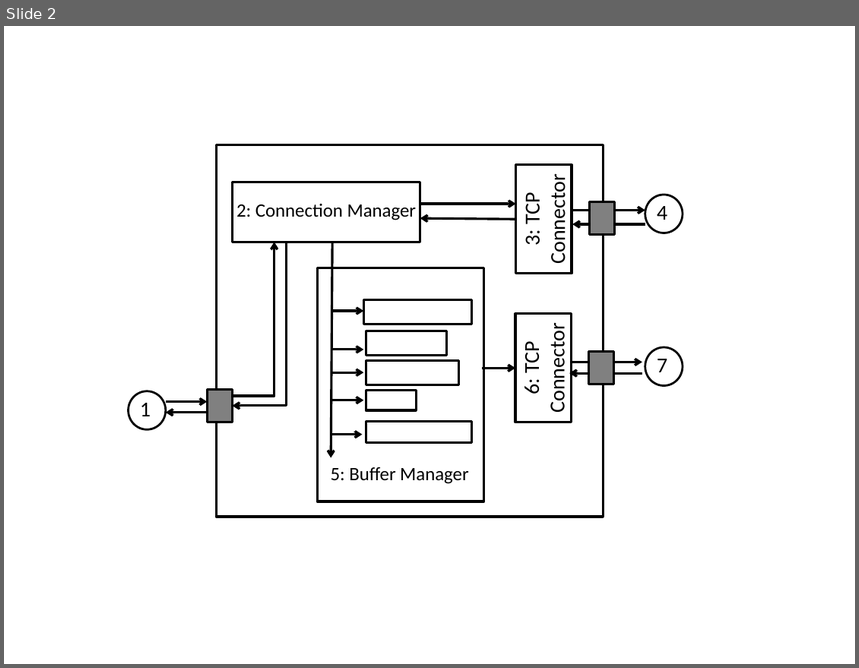
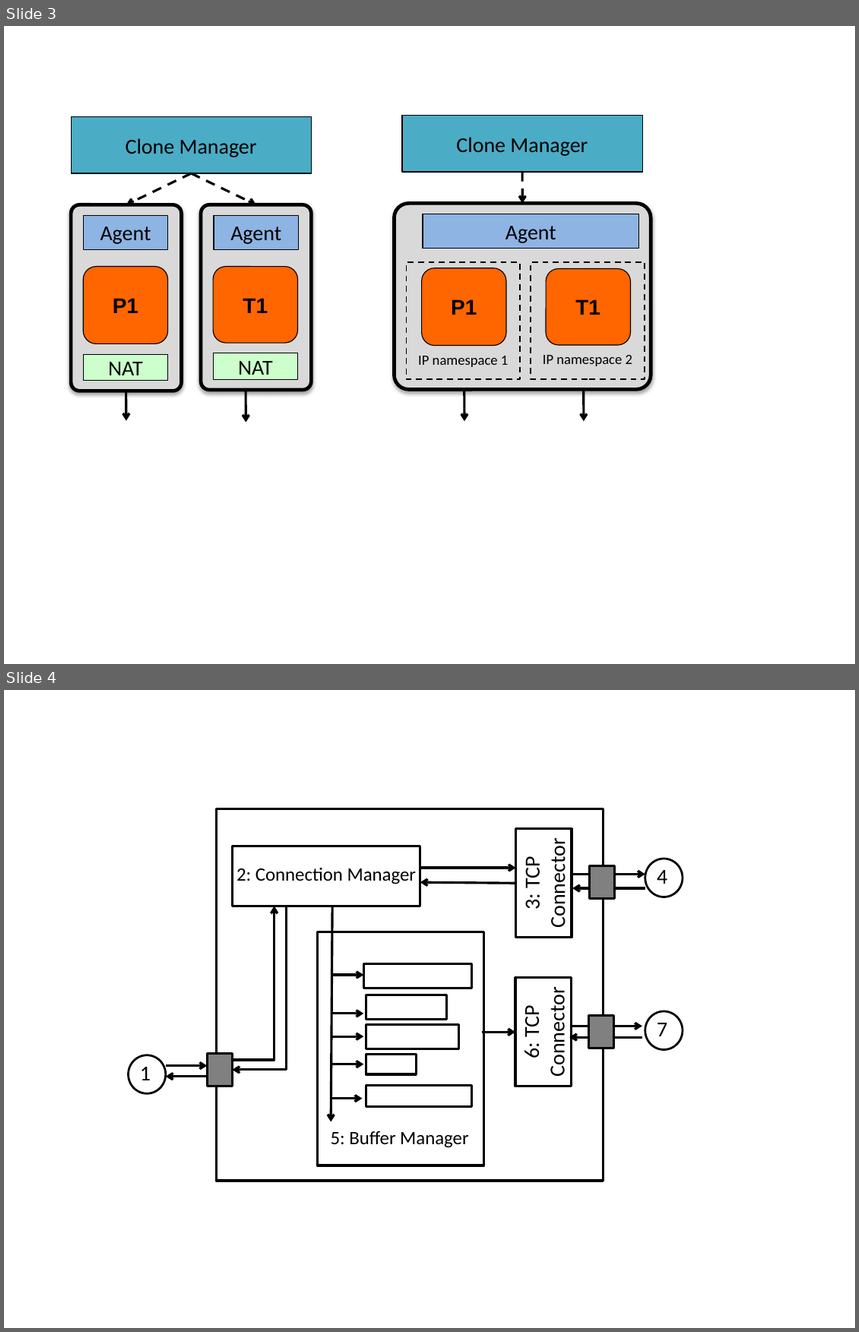
Before and after one commit to nipunarora/parikshan_code, a slide deck: paper/figs/images.pptx. Shown one above the other, each under a label of ours: slide 2 before the commit, slides 3 and 4 after it. The pictures are 859x668 and 859x1332 pixels, drawn with LibreOffice and Linux fonts; fonts in the diff are those of the drawing. Boxes give left, top, right and bottom in pixels: in the first picture for what was removed or moved away, otherwise in the second. Text is boxed around its words. In the diff, an @@ line names an element or a change of style, - is before the commit and + after.

```diff
--- a/paper/figs/images.pptx
+++ b/paper/figs/images.pptx
@@ slide 3 added at box(4, 26, 855, 664), background #FFFFFF @@
@@ rectangle added at box(402, 116, 642, 172), fill #4BACC6, outline #000000 0.75 pt, 18 pt, text #000000 @@
+Clone Manager
@@ rectangle added at box(71, 117, 311, 173), fill #4BACC6, outline #000000 0.75 pt, 18 pt, text #000000 @@
+Clone Manager
@@ arrow added from (191, 173) to (126, 205), #000000 2 pt dashed @@
@@ arrow added from (191, 173) to (256, 205), #000000 2 pt dashed @@
@@ arrow added from (522, 173) to (522, 203), #000000 2 pt dashed @@
@@ rounded rectangle added at box(71, 205, 182, 391), fill #D9D9D9, outline #000000 3 pt @@
@@ rounded rectangle added at box(201, 205, 311, 390), fill #D9D9D9, outline #000000 3 pt @@
@@ rounded rectangle added at box(394, 203, 651, 389), fill #D9D9D9, outline #000000 3 pt @@
@@ rectangle added at box(83, 215, 167, 250), fill #8EB4E3, outline #000000 0.75 pt, 18 pt, text #000000 @@
+Agent
@@ rectangle added at box(215, 215, 299, 250), fill #8EB4E3, outline #000000 0.75 pt, 18 pt, text #000000 @@
+Agent
@@ rectangle added at box(423, 214, 639, 249), fill #8EB4E3, outline #000000 0.75 pt, 18 pt, text #000000 @@
+Agent
@@ rounded rectangle added at box(83, 267, 167, 344), fill #FF6600, outline #000000 0.75 pt, 18 pt, text #000000, bold @@
+P1
@@ rounded rectangle added at box(214, 267, 297, 344), fill #FF6600, outline #000000 0.75 pt, 18 pt, text #000000, bold @@
+T1
@@ rectangle added at box(407, 262, 521, 380), outline #000000 1.25 pt dashed, 12 pt, text #000000 @@
+IP namespace 1
@@ rounded rectangle added at box(422, 268, 506, 346), fill #FF6600, outline #000000 0.75 pt, 18 pt, text #000000, bold @@
+P1
@@ rectangle added at box(531, 262, 645, 380), outline #000000 1.25 pt dashed, 12 pt, text #000000 @@
+IP namespace 2
@@ rounded rectangle added at box(546, 268, 630, 345), fill #FF6600, outline #000000 0.75 pt, 18 pt, text #000000, bold @@
+T1
@@ rectangle added at box(83, 354, 167, 381), fill #CCFFCC, outline #000000 0.75 pt, 18 pt, text #000000 @@
+NAT
@@ rectangle added at box(214, 354, 297, 380), fill #CCFFCC, outline #000000 0.75 pt, 18 pt, text #000000 @@
+NAT
@@ arrow added from (126, 389) to (126, 421), #000000 2 pt @@
@@ arrow added from (465, 390) to (465, 422), #000000 2 pt @@
@@ arrow added from (584, 390) to (584, 422), #000000 2 pt @@
@@ arrow added from (246, 391) to (246, 423), #000000 2 pt @@
@@ what was slide 2 is now slide 4 @@
```
Also in this commit, not shown: 1 other slide added, 13 other files.
